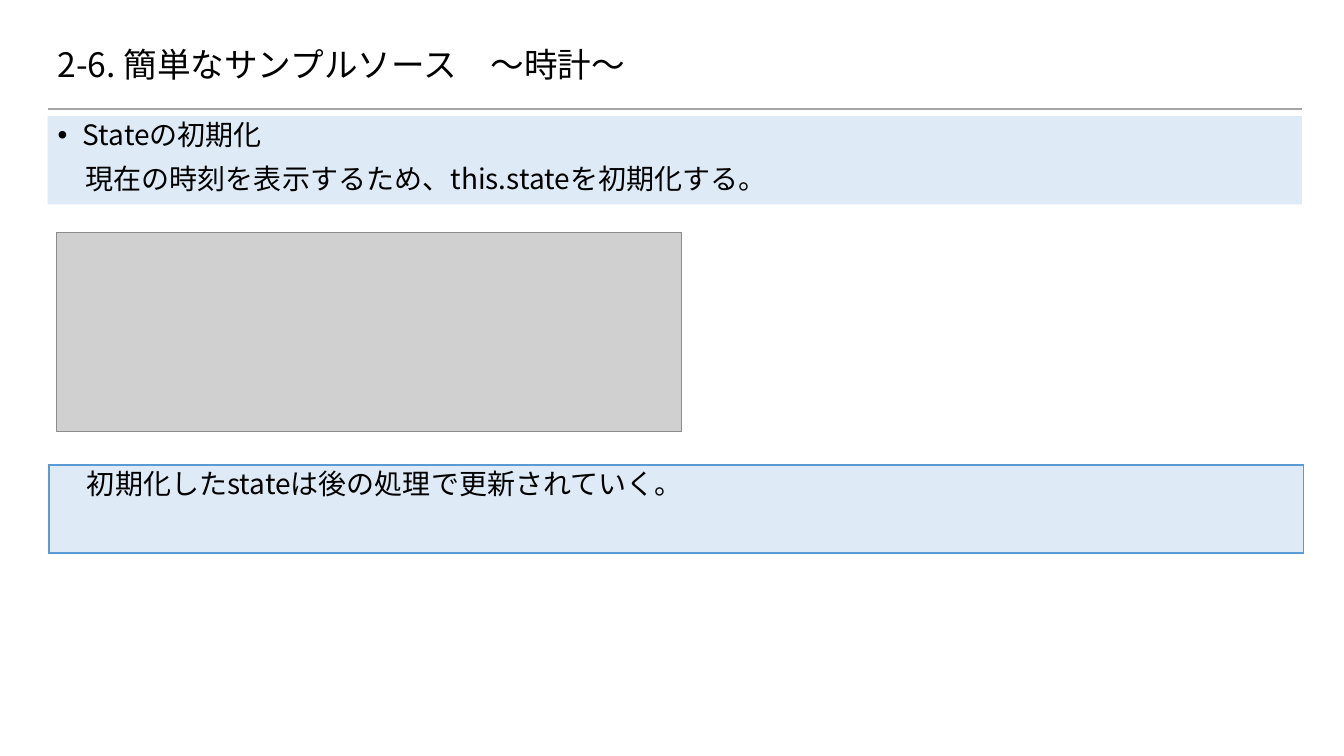
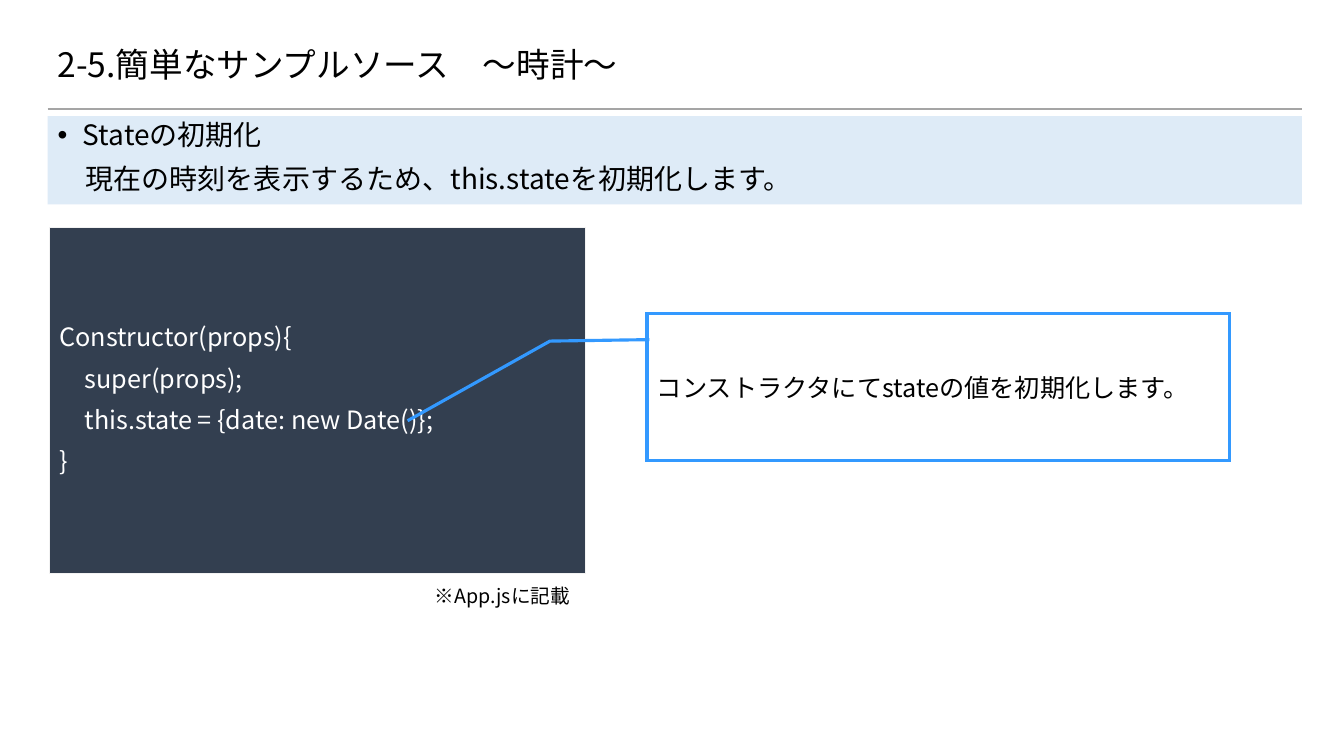
Before and after one commit to 2018SYSTEMI34/diary, a slide deck: slide 6 of doc/02_SlideShare/01.ネタ/２_Reactの基礎/2-6_簡単なサンプルソース.pptx. Drawn at 1344x756 pixels with LibreOffice and Linux fonts; fonts in the diff are those of the drawing; grey boxes stand for pictures; background and template pictures are left out. Boxes give left, top, right and bottom in pixels: in the first picture for what was removed or moved away, otherwise in the second. Text is boxed around its words. In the diff, an @@ line names an element or a change of style, - is before the commit and + after.

Commit message:
時計の記載部分を更新

```diff
--- a/doc/02_SlideShare/01.ネタ/２_Reactの基礎/2-6_簡単なサンプルソース.pptx
+++ b/doc/02_SlideShare/01.ネタ/２_Reactの基礎/2-6_簡単なサンプルソース.pptx
@@ title at (x1=58, y1=48, x2=617, y2=80): text changed @@
-2-6. 簡単なサンプルソース ～時計～
+2-5.簡単なサンプルソース ～時計～
@@ text at (x1=86, y1=165, x2=792, y2=192): text changed @@
-現在の時刻を表示するため、this.stateを初期化する。
+現在の時刻を表示するため、this.stateを初期化します。
@@ rectangle added at (x1=49, y1=228, x2=585, y2=574), fill #333F50, outline #F2F2F2 0.75 pt, 18 pt, text #FFFFFF @@
+Constructor(props){
+super(props);
+this.state = {date: new Date()};
+}
@@ picture removed at (x1=56, y1=233, x2=683, y2=432) @@
@@ border callout added at (x1=647, y1=314, x2=1230, y2=461), fill #FFFFFF, outline #3399FF 2.25 pt, 18 pt, text #000000 @@
+コンストラクタにてstateの値を初期化します。
@@ rectangle removed at (x1=49, y1=465, x2=1304, y2=553) @@
-初期化したstateは後の処理で更新されていく。
@@ text added at (x1=435, y1=586, x2=570, y2=608), 14 pt, text #000000 @@
+※App.jsに記載
```
Also in this commit, not shown: 8 other slides changed, 2 slides added.
